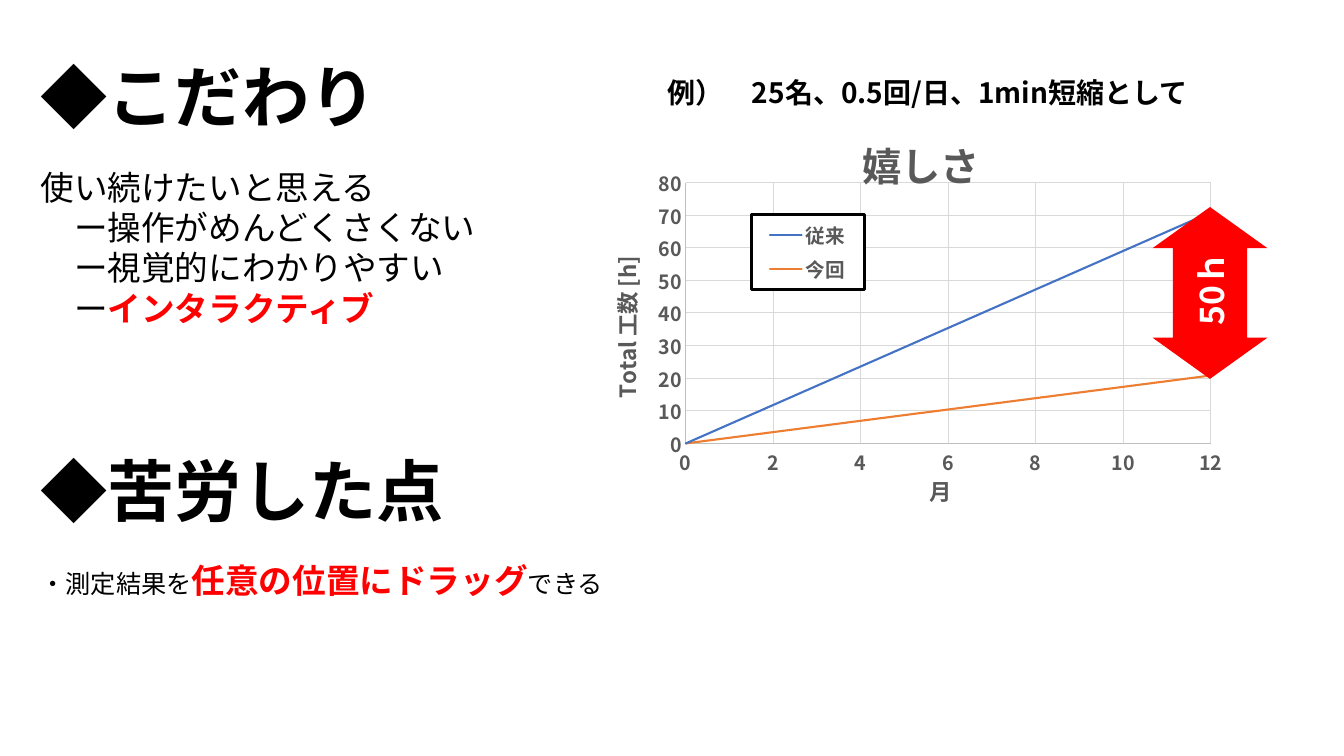
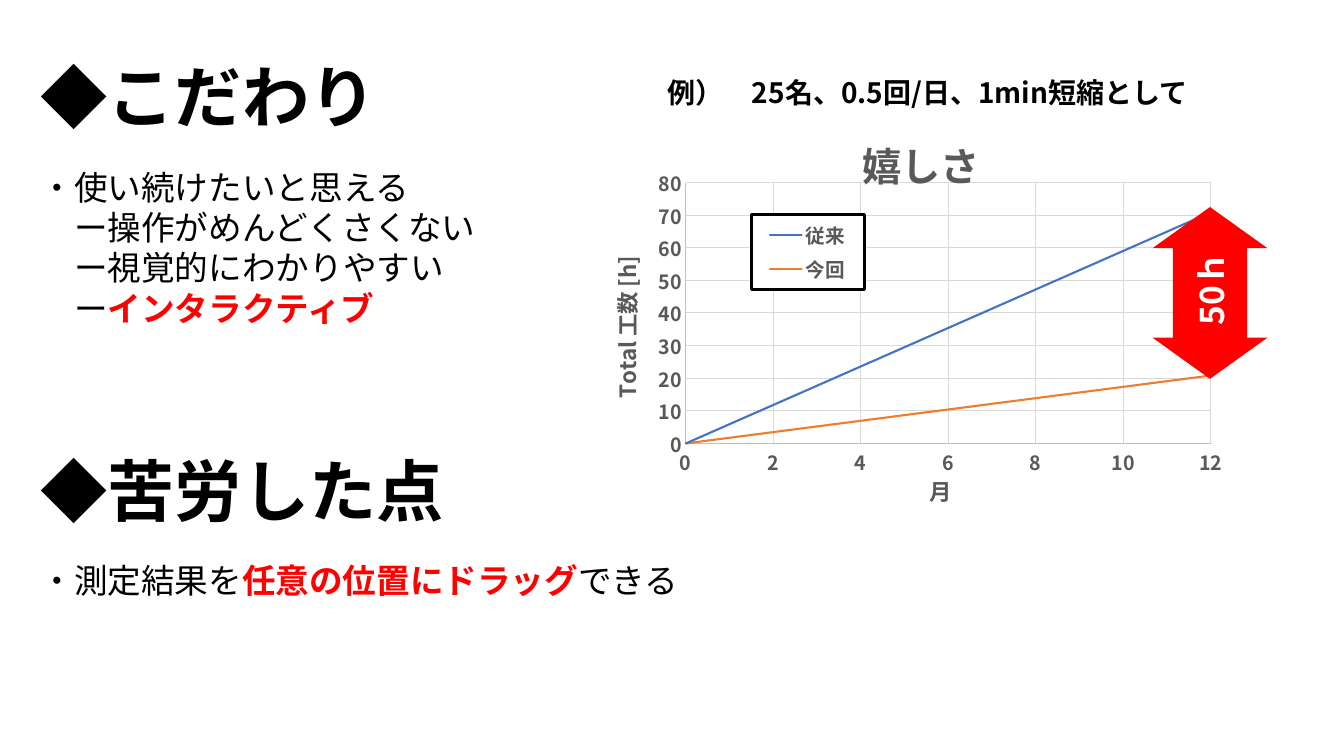
Before and after one commit to Gattaku/Gattaku.github.io, a slide deck: slide 3 of digfinalpresentation/explanation/image/slide_master.pptx. Drawn at 1344x756 pixels with LibreOffice and Linux fonts; fonts in the diff are those of the drawing. Boxes give left, top, right and bottom in pixels: in the first picture for what was removed or moved away, otherwise in the second. Text is boxed around its words. In the diff, an @@ line names an element or a change of style, - is before the commit and + after.

Commit message:
パワポVer3

```diff
--- a/digfinalpresentation/explanation/image/slide_master.pptx
+++ b/digfinalpresentation/explanation/image/slide_master.pptx
@@ text at [41,171,410,203]: text changed @@
-使い続けたいと思える
+・使い続けたいと思える
@@ text at [41,564,679,596]: size 18 to 24 pt in "・測定結果を任意の位置にドラッグできる" @@
```
